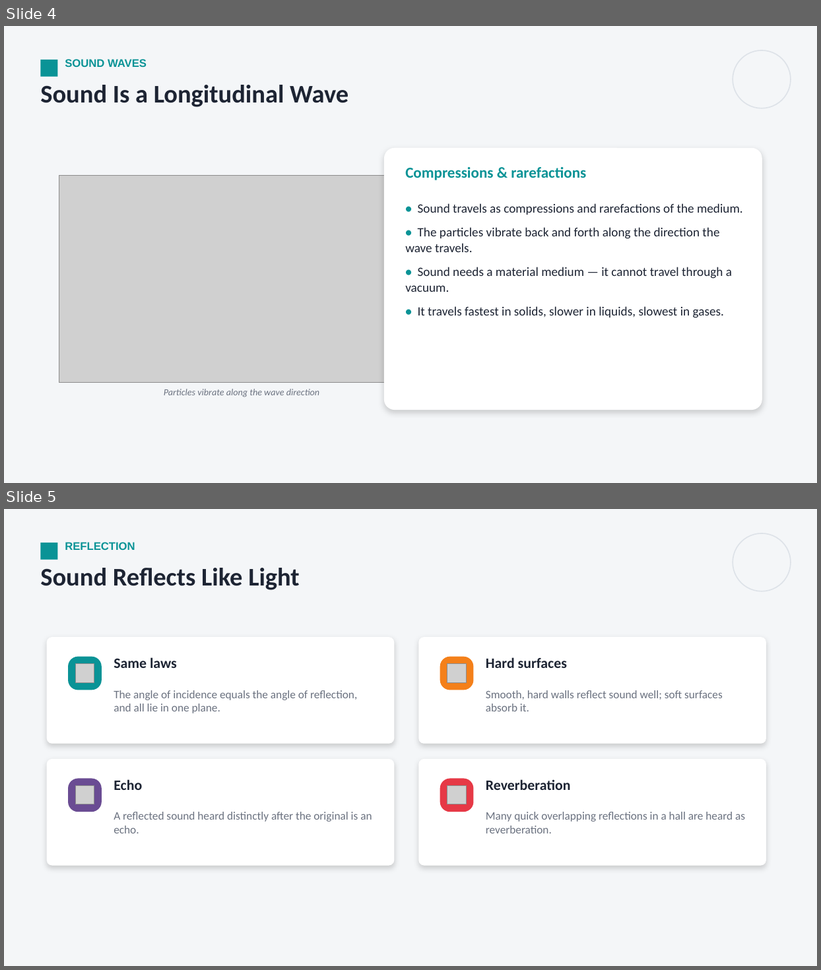
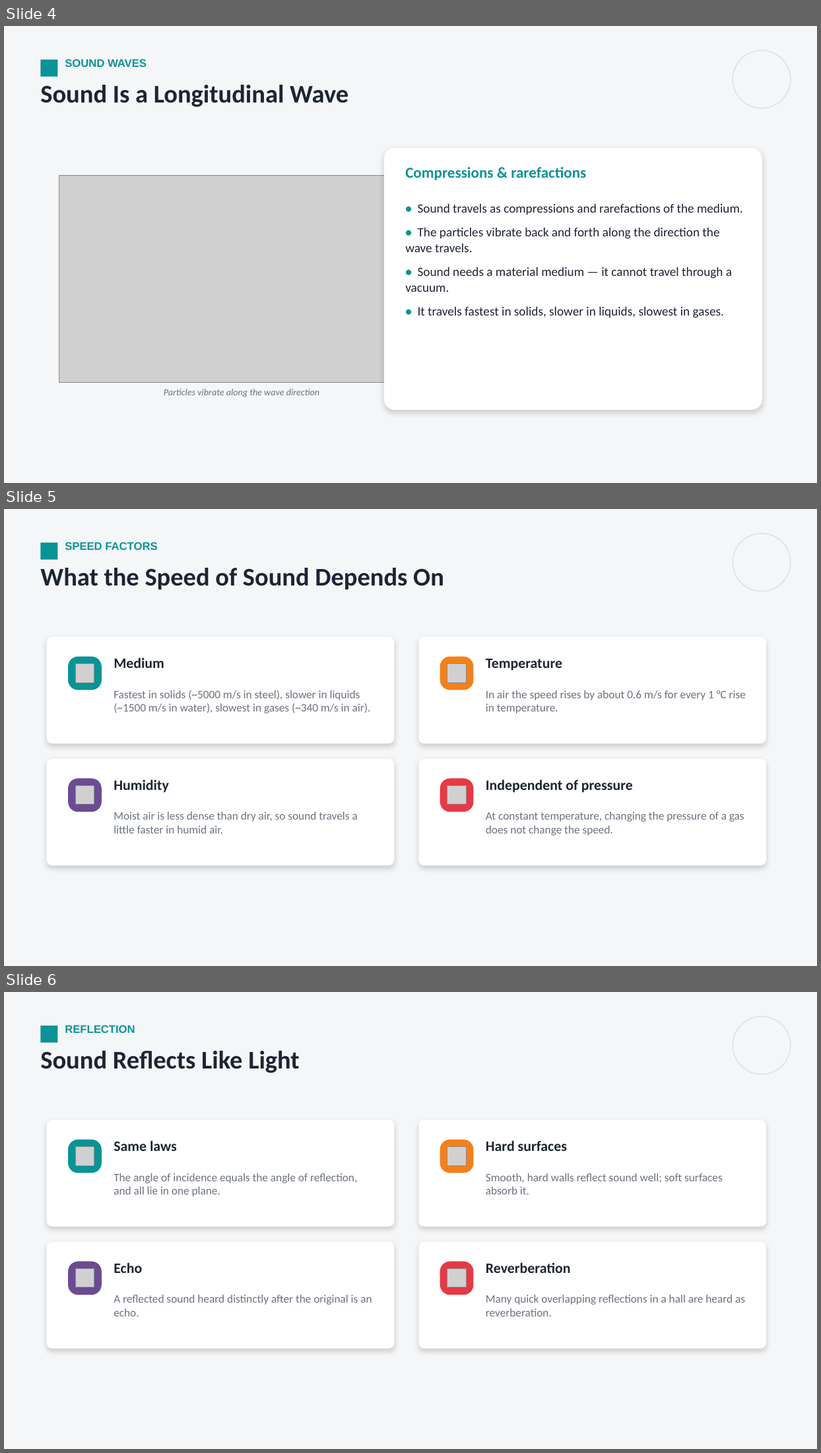
Before and after one commit to parmeshwars2911/MyFirstAR, a slide deck: ppt/Grade10/G10_S62_Sound_1.pptx. Shown one above the other, each under a label of ours: slides 4 and 5 before the commit, slides 4, 5 and 6 after it. The pictures are 821x970 and 821x1453 pixels, drawn with LibreOffice and Linux fonts; fonts in the diff are those of the drawing; grey boxes stand for pictures. Boxes give left, top, right and bottom in pixels: in the first picture for what was removed or moved away, otherwise in the second. Text is boxed around its words. In the diff, an @@ line names an element or a change of style, - is before the commit and + after.

```diff
--- a/ppt/Grade10/G10_S62_Sound_1.pptx
+++ b/ppt/Grade10/G10_S62_Sound_1.pptx
@@ slide 5 added at (4,509,817,966), background #F4F6F8 @@
@@ rectangle added at (40,543,57,560), fill #0A9396 @@
@@ text added at (65,542,157,550), 13 pt, text #0A9396, bold @@
+SPEED FACTORS
@@ ellipse added at (733,533,791,591), outline #DDE2E8 1.25 pt @@
@@ text added at (40,568,444,590), 30 pt, text #1D2433, bold @@
+What the Speed of Sound Depends On
@@ rounded rectangle added at (47,637,395,744), fill #FFFFFF @@
@@ rounded rectangle added at (418,637,766,744), fill #FFFFFF @@
@@ rounded rectangle added at (68,657,102,690), fill #0A9396 @@
@@ picture added at (75,664,94,683) @@
@@ text added at (114,657,164,668), 17 pt, text #1D2433, bold @@
+Medium
@@ rounded rectangle added at (440,657,474,690), fill #F4801A @@
@@ picture added at (448,664,467,683) @@
@@ text added at (486,659,562,671), 17 pt, text #1D2433, bold @@
+Temperature
@@ text added at (114,690,371,714), 13.5 pt, text #6B7280 @@
+Fastest in solids (~5000 m/s in steel), slower in liquids (~1500 m/s in water), slowest in gases (~340 m/s in air).
@@ text added at (486,691,746,714), 13.5 pt, text #6B7280 @@
+In air the speed rises by about 0.6 m/s for every 1 °C rise in temperature.
@@ rounded rectangle added at (47,759,395,866), fill #FFFFFF @@
@@ rounded rectangle added at (418,759,766,866), fill #FFFFFF @@
@@ rounded rectangle added at (68,779,102,812), fill #6A4C93 @@
@@ text added at (114,780,169,793), 17 pt, text #1D2433, bold @@
+Humidity
@@ rounded rectangle added at (440,779,474,812), fill #E63946 @@
@@ text added at (486,780,633,793), 17 pt, text #1D2433, bold @@
+Independent of pressure
@@ picture added at (75,786,94,805) @@
@@ picture added at (448,786,467,805) @@
@@ text added at (114,812,358,834), 13.5 pt, text #6B7280 @@
+Moist air is less dense than dry air, so sound travels a little faster in humid air.
@@ text added at (486,812,745,836), 13.5 pt, text #6B7280 @@
+At constant temperature, changing the pressure of a gas does not change the speed.
@@ what was slide 5 is now slide 6 @@
```
Also in this commit, not shown: 1 slide changed, 7 other slides added, 2 other files.
